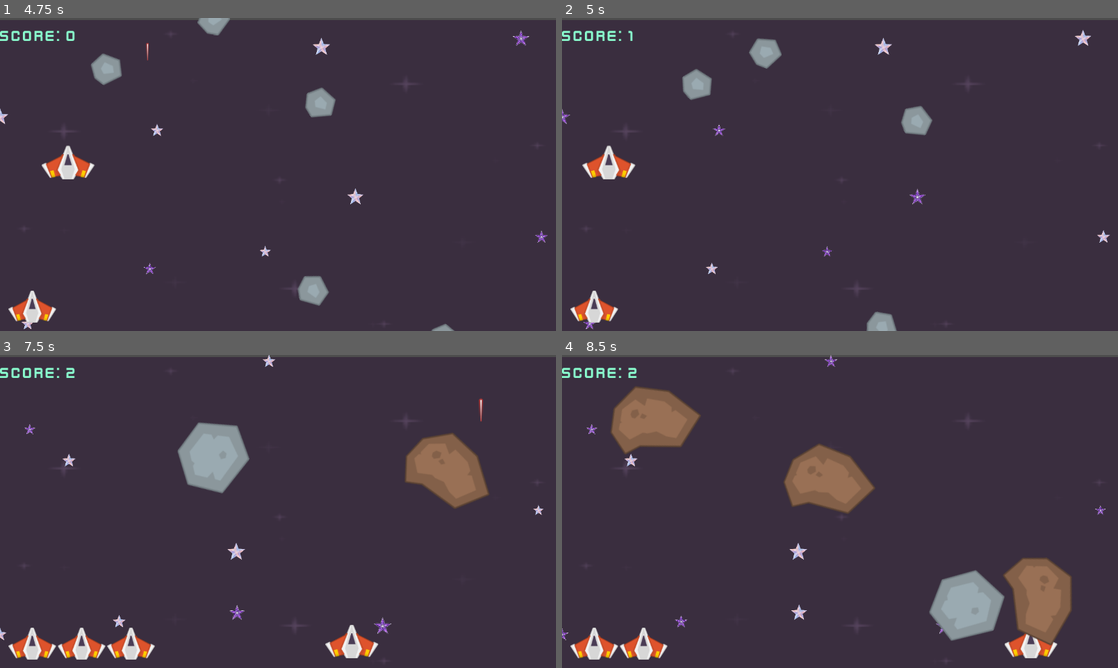
Above: before the commit, frames 1-4 (two rows, left to right).
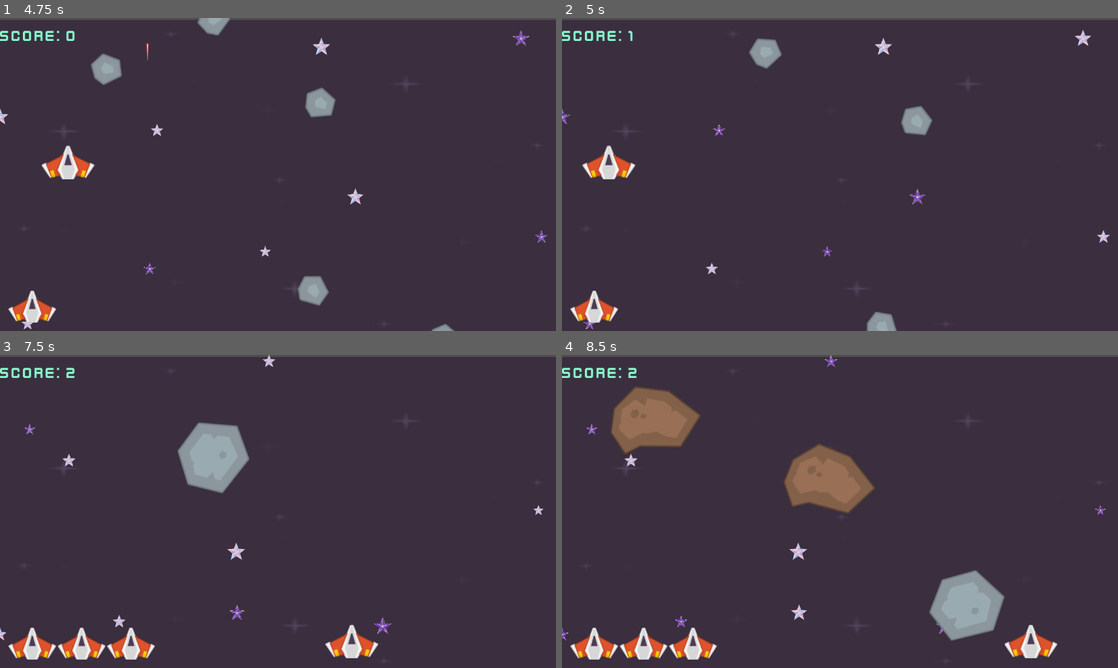
Above: after the commit, the same moments.

Repository: nonakarim/godot-space-shooter
Game: Godot game, scene res://Scenes/level.tscn
Two runs of this game, one before a commit and one after it. Both use one fixed random seed, a clock stepped at 60 frames per second and the inputs below.
Inputs:
- Up to frame 1 (4.75 s): hold Right (KeyRight) 0.53-1.28 s; tap one key every 0.75 s from 0.6 s: O (Original) R (Replay) Space (Shoot) O (Original) R (Replay) Space (Shoot); hold Down (KeyDown) 1.28-2.03 s; hold Right (KeyRight) 2.03-2.78 s; hold Up (KeyUp) 2.78-3.53 s; hold Left (KeyLeft) from 3.53 s (still down)
- Up to frame 2 (5 s): keep holding Left (KeyLeft)
- Up to frame 3 (7.5 s): release Left (KeyLeft) at 5.03 s; hold Down (KeyDown) 5.03-5.78 s; tap O (Original) at 5.1, 7.35 s; tap R (Replay) at 5.75, 5.85 s; hold Right (KeyRight) 5.78-6.53 s; hold Up (KeyUp) 6.53-7.28 s; tap Space (Shoot) at 6.6 s; hold Right (KeyRight) from 7.28 s (still down)
- Up to frame 4 (8.5 s): release Right (KeyRight) at 8.03 s; hold Down (KeyDown) from 8.03 s (still down); tap R (Replay) at 8.1 s

Frame 1 is identical in both runs. In frame 2, 0.4% of the frame differs, in the area x 21-27%, y 16-27%; in frame 3, 2.4%; in frame 4, 2.9%, in the area x 19-92%, y 64-98%.

Commit message:
Delete meteor and laser if collided

Diff:
--- a/Scripts/laser.gd
+++ b/Scripts/laser.gd
@@ -11,6 +11,8 @@
 	position.y -= speed * delta
 
 func _on_area_entered(area: Area2D) -> void:
+	area.queue_free()
+	queue_free()
 	score += 1
 	Global.score = score
 	get_tree().call_group("ui", "set_score", score)
